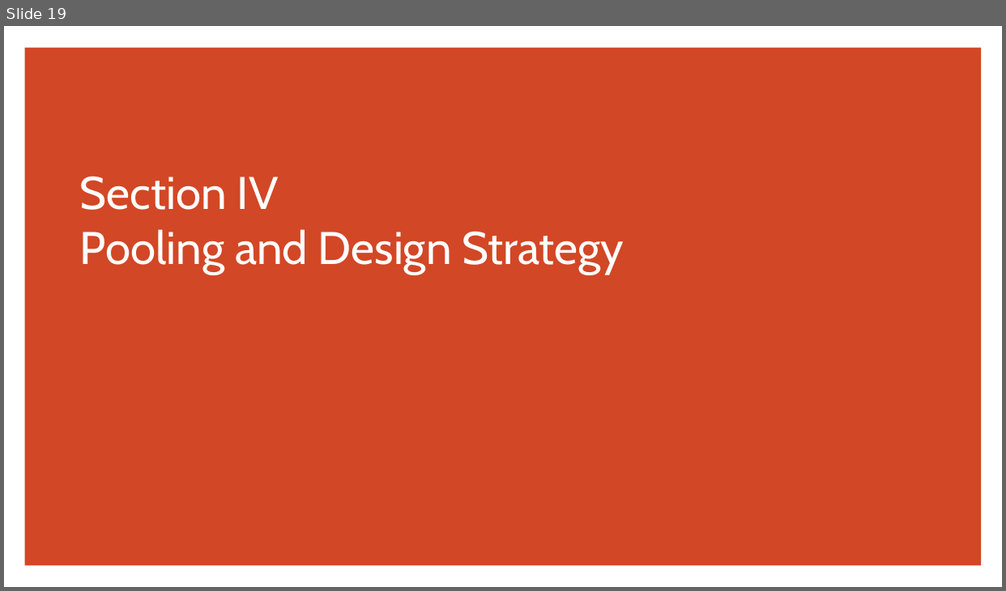
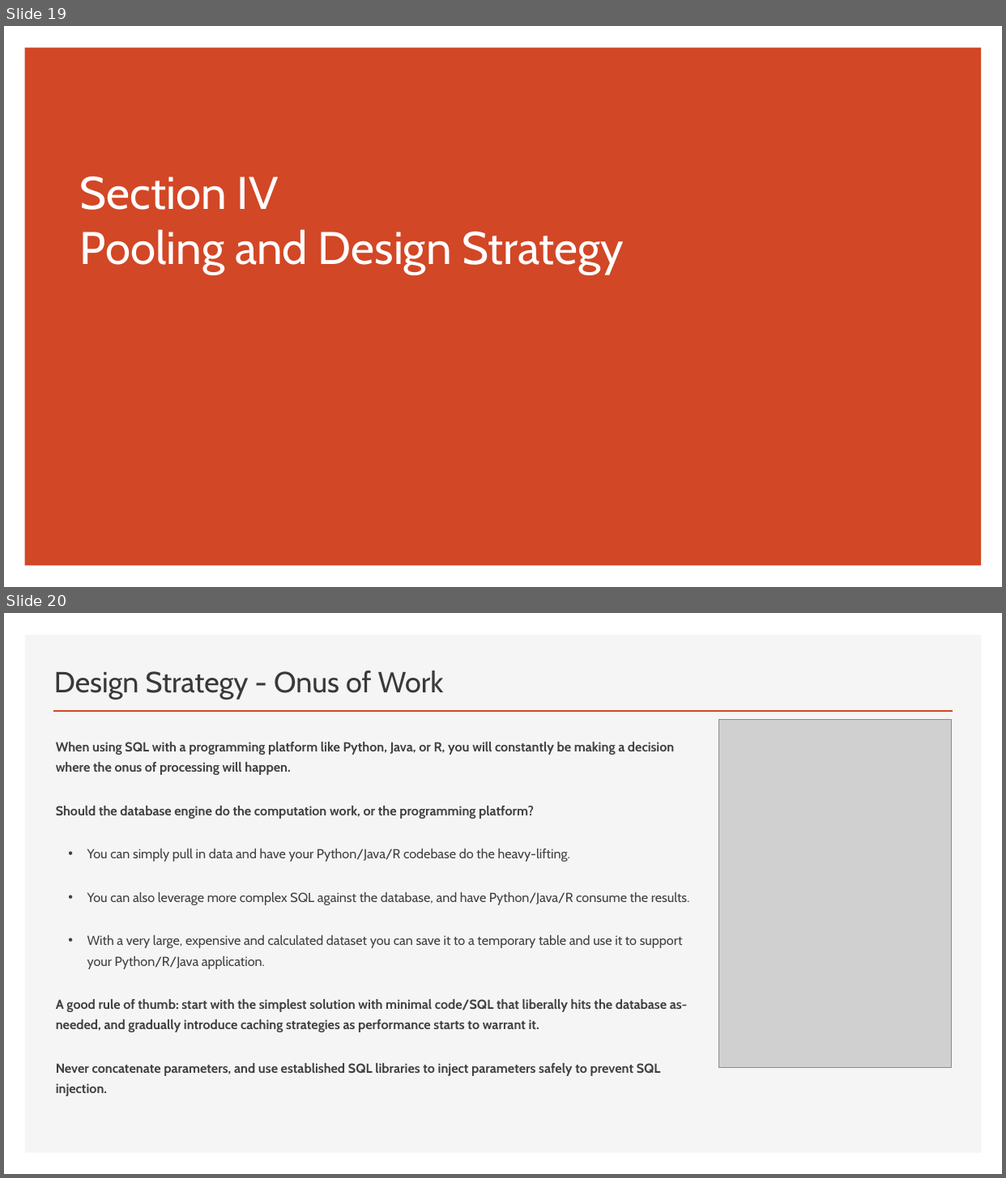
Before and after one commit to thomasnield/oreilly_programming_with_sql, a slide deck: oreilly_programming_with_sql.pptx. Shown one above the other, each under a label of ours: slide 19 before the commit, slides 19 and 20 after it. The pictures are 1006x591 and 1006x1178 pixels, drawn with LibreOffice and Linux fonts; fonts in the diff are those of the drawing; grey boxes stand for pictures. Boxes give left, top, right and bottom in pixels: in the first picture for what was removed or moved away, otherwise in the second. Text is boxed around its words. In the diff, an @@ line names an element or a change of style, - is before the commit and + after.

```diff
--- a/oreilly_programming_with_sql.pptx
+++ b/oreilly_programming_with_sql.pptx
@@ slide 20 added at [4, 613, 1002, 1174], background #FFFFFF @@
@@ rectangle added at [25, 635, 982, 1153], fill #F5F5F5 @@
@@ title added at [54, 671, 444, 699], 28 pt, text #3B3838 @@
+Design Strategy - Onus of Work
@@ line added from (53, 711) to (953, 711), #D24726 2 pt @@
@@ picture added at [719, 719, 952, 1068] @@
@@ text added at [56, 742, 690, 1097], 12.6 pt, text #404040, bold @@
+When using SQL with a programming platform like Python, Java, or R, you will constantly be making a decision where the onus of processing will happen.
+Should the database engine do the computation work, or the programming platform?
+  • You can simply pull in data and have your Python/Java/R codebase do the heavy-lifting.
+  • You can also leverage more complex SQL against the database, and have Python/Java/R consume the results.
+  • With a very large, expensive and calculated dataset you can save it to a temporary table and use it to support your Python/R/Java application.
+A good rule of thumb: start with the simplest solution with minimal code/SQL that liberally hits the database as-needed, and gradually introduce caching strategies as performance starts to warrant it.
+Never concatenate parameters, and use established SQL libraries to inject parameters safely to prevent SQL injection.
```
Also in this commit, not shown: 1 slide changed, 14 other slides added, 3 other files.
